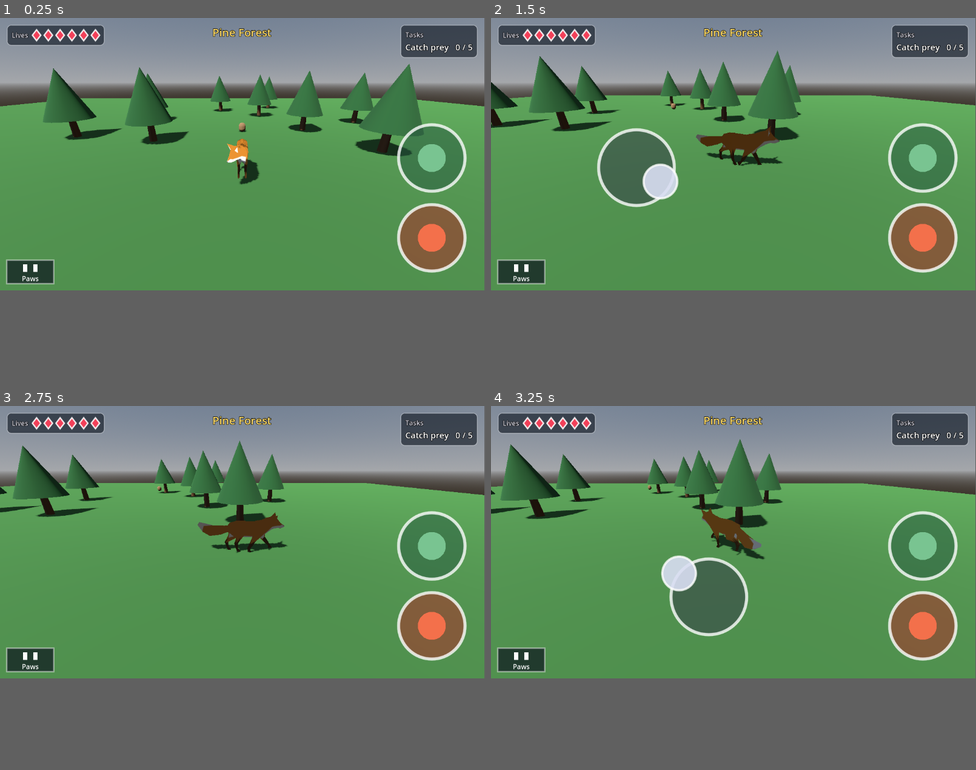
Above: before the commit, frames 1-4 (two rows, left to right).
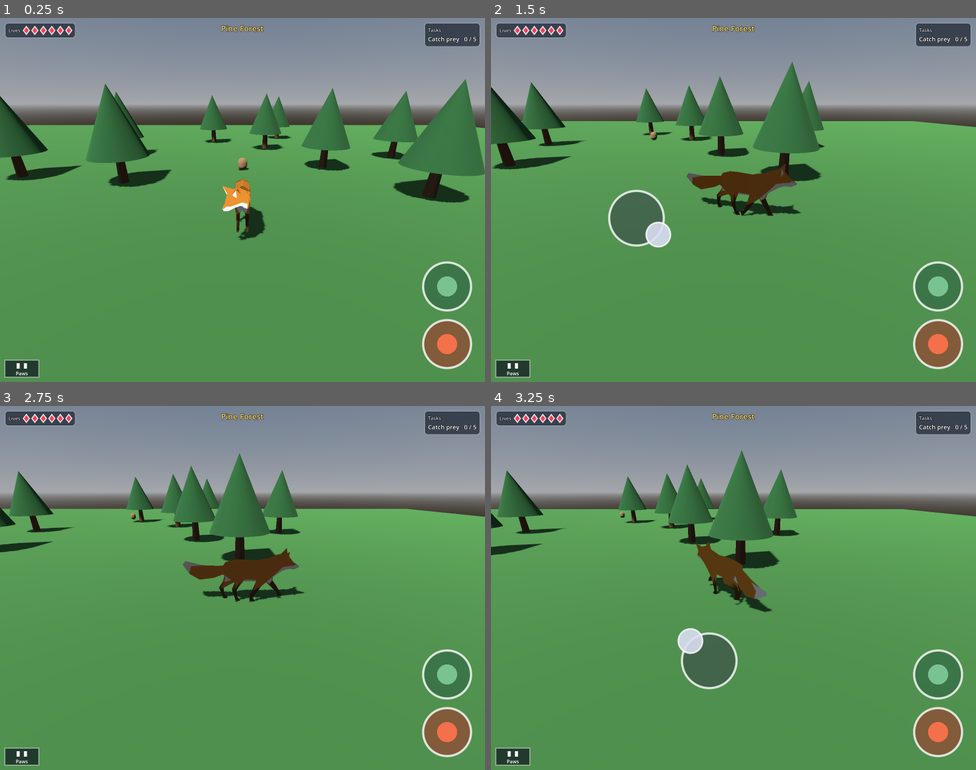
Above: after the commit, the same moments.

Repository: mattzollinhofer/cat_hunter_spike
Game: Godot game, scene res://main.tscn
Two runs of this game, one before a commit and one after it. Both use one fixed random seed, a clock stepped at 60 frames per second and the inputs below.
Inputs (mouse positions are in pixels of both pictures, inside the frame that each line leads up to):
- Up to frame 1 (0.25 s): no input
- Up to frame 2 (1.5 s): move the mouse to (840, 141) at 0.52 s; hold Right (ui_right) 0.53-1.25 s; hold Shift 0.53-1.25 s; click (840, 141) at 0.67 s; tap Space at 0.77 s; drag from (636, 167) to (709, 207) at 1.27 s
- Up to frame 3 (2.75 s): move the mouse to (291, 482) at 2.02 s; hold Right (ui_right) from 2.03 s (still down); hold Shift from 2.03 s (still down)
- Up to frame 4 (3.25 s): release Right (ui_right) at 2.75 s; release Shift at 2.75 s; drag from (709, 595) to (588, 500) at 2.77 s
In our replay, the window is 799x449 before the commit and 800x600 after it. These sizes can differ from the game's own. Grey fills any space a smaller window leaves; there, only what the larger window draws over its background counts as a difference.

The runs differ from the first frame. In frame 1, 27% of the frame differs, in the area x 0-100%, y 0-99%; in frame 2, 30%; in frame 3, 25%; in frame 4, 28%.

Commit message:
Open the game in a bigger 1600x1200 window
The game opened in a small default window, which made it hard to see the
forest ahead of the cat. It now opens at 1600x1200. The window is still an
ordinary resizable window, not fullscreen, so the desktop stays reachable and
dragging a corner still changes the size.

Co-Authored-By: Claude Opus 5 (1M context) <noreply@anthropic.com>

Diff:
--- a/project.godot
+++ b/project.godot
@@ -10,6 +10,14 @@
 run/main_scene="res://main.tscn"
 config/features=PackedStringArray("4.5", "GL Compatibility")
 
+[display]
+
+; A 1600x1200 window that stays a window -- not maximized, not fullscreen -- so
+; the desktop stays reachable. It is resizable, so dragging a corner is the way
+; to go bigger or smaller.
+window/size/viewport_width=1600
+window/size/viewport_height=1200
+
 [rendering]
 
 ; Compatibility (WebGL2 / OpenGL) is the only renderer that runs in a browser,
